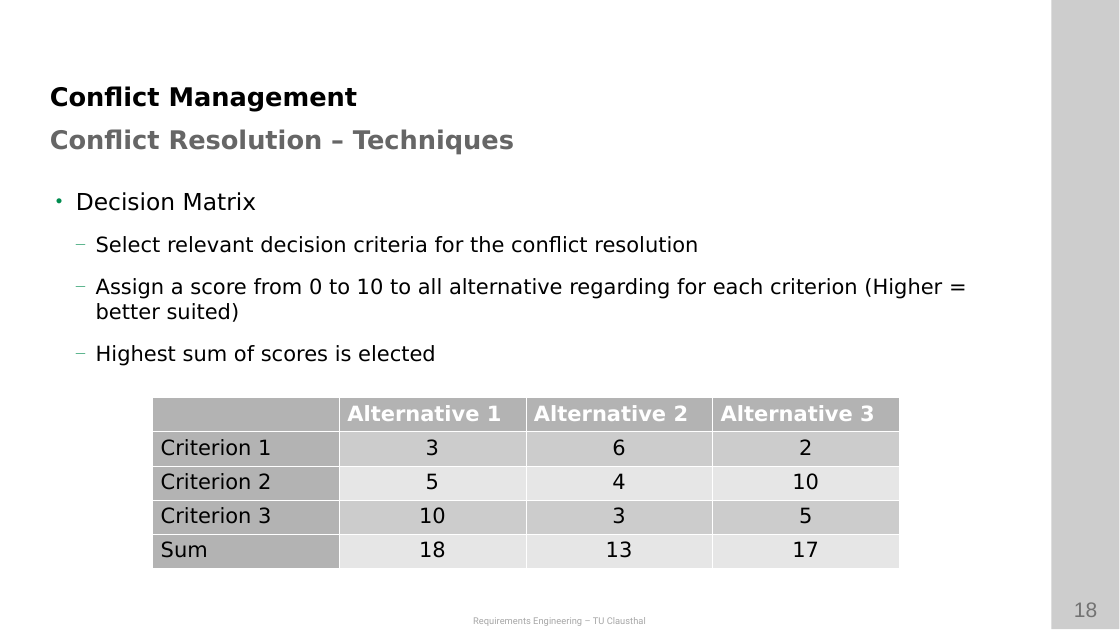
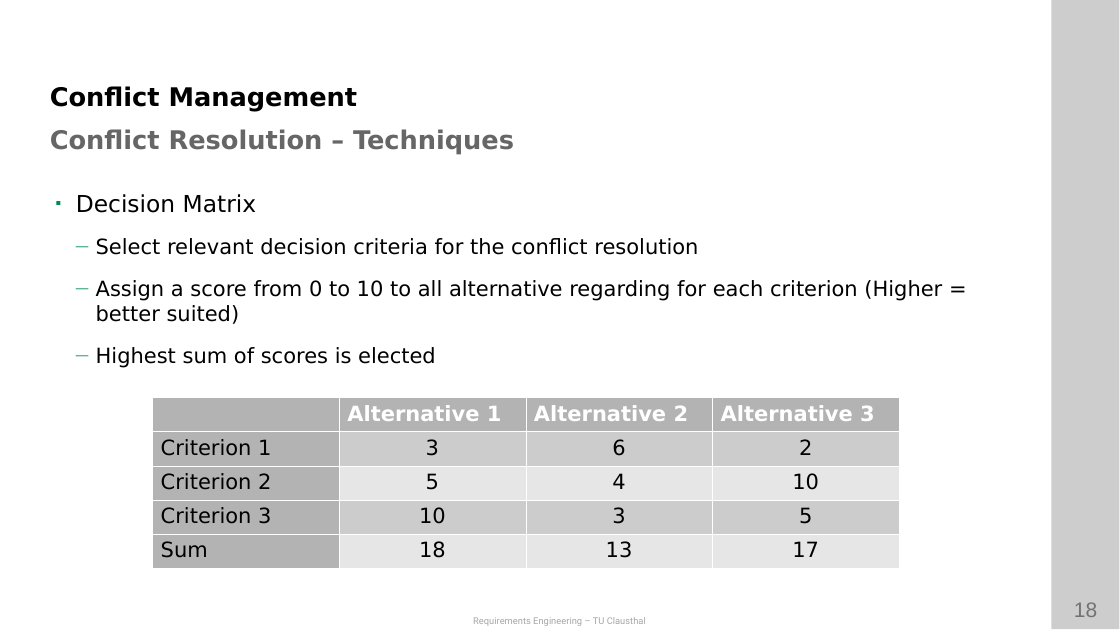
Before and after one commit to ETCE-LAB/teaching-material, a slide deck: slide 18 of Requirements-Engineering/RE-L05-Negotiation.pptx. Drawn at 1120x630 pixels with LibreOffice and Linux fonts; fonts in the diff are those of the drawing; background and template pictures are left out. Boxes give left, top, right and bottom in pixels: in the first picture for what was removed or moved away, otherwise in the second. Text is boxed around its words. In the diff, an @@ line names an element or a change of style, - is before the commit and + after.

```diff
--- a/Requirements-Engineering/RE-L05-Negotiation.pptx
+++ b/Requirements-Engineering/RE-L05-Negotiation.pptx
@@ text "Decision Matrix" at [76,194,942,368]: bullet • to ◾; vertical alignment middle to top @@
```
Also in this commit, not shown: 13 other slides changed, 3 other files.
